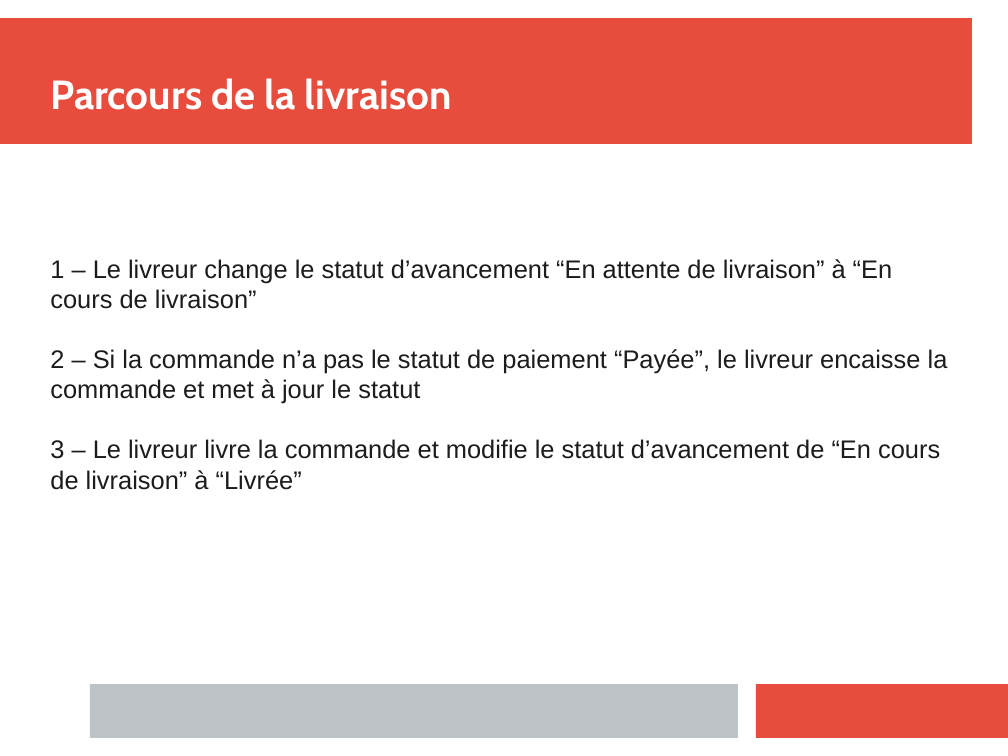
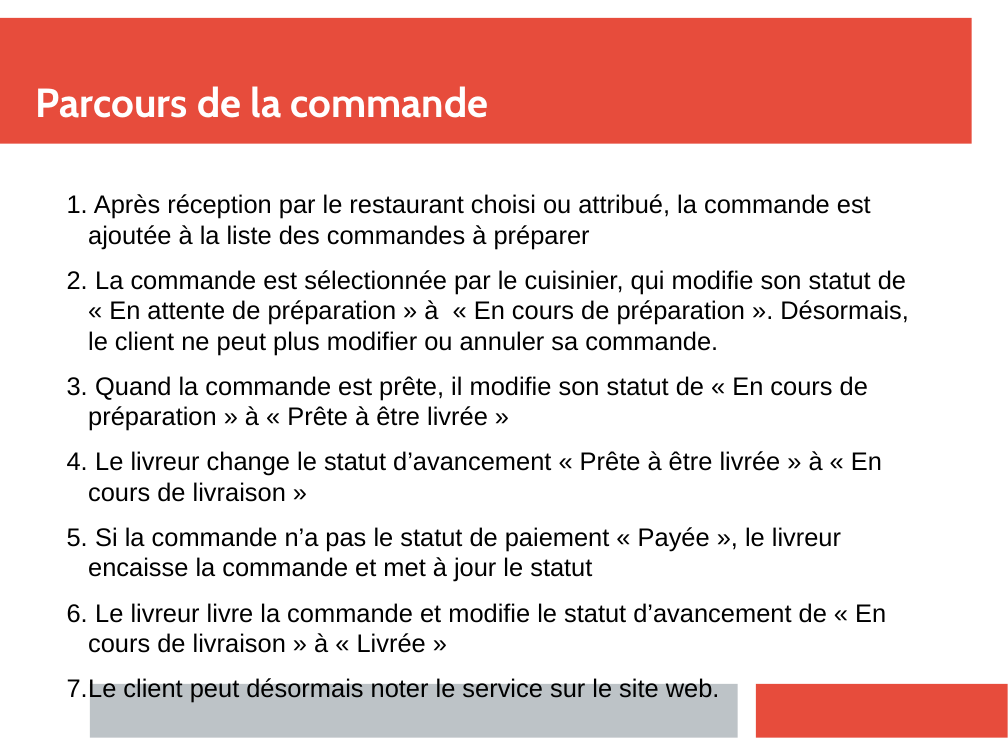
Before and after one commit to clemenceclaireR/spec_fonctionnelles_restaurant, a slide deck: slide 7 of diapo_presentation_solution.pptx. Drawn at 1008x756 pixels with LibreOffice and Linux fonts; fonts in the diff are those of the drawing. Boxes give left, top, right and bottom in pixels: in the first picture for what was removed or moved away, otherwise in the second. Text is boxed around its words. In the diff, an @@ line names an element or a change of style, - is before the commit and + after.

```diff
--- a/diapo_presentation_solution.pptx
+++ b/diapo_presentation_solution.pptx
@@ text "Parcours de la commande" at <box>36,86,488,118</box>: vertical alignment middle to bottom @@
@@ text at <box>36,86,488,118</box>: text changed @@
-Parcours de la livraison
+Parcours de la commande
@@ text "Après réception par le restaurant ..." at <box>88,194,909,653</box>: vertical alignment middle to top @@
@@ text at <box>88,194,909,653</box>: text changed; text colour #1C1C1C to #000000 @@
-1 – Le livreur change le statut d’avancement “En attente de livraison” à “En cours de livraison”
-2 – Si la commande n’a pas le statut de paiement “Payée”, le livreur encaisse la commande et met à jour le statut
-3 – Le livreur livre la commande et modifie le statut d’avancement de “En cours de livraison” à “Livrée”
+1. Après réception par le restaurant choisi ou attribué, la commande est ajoutée à la liste des commandes à préparer
+2. La commande est sélectionnée par le cuisinier, qui modifie son statut de « En attente de préparation » à « En cours de préparation ». Désormais, le client ne peut plus modifier ou annuler sa commande.
+3. Quand la commande est prête, il modifie son statut de « En cours de préparation » à « Prête à être livrée »
+4. Le livreur change le statut d’avancement « Prête à être livrée » à « En cours de livraison »
+5. Si la commande n’a pas le statut de paiement « Payée », le livreur encaisse la commande et met à jour le statut
+6. Le livreur livre la commande et modifie le statut d’avancement de « En cours de livraison » à « Livrée »
+7. Le client peut désormais noter le service sur le site web.
```
Also in this commit, not shown: 6 other slides changed, 2 other files.
